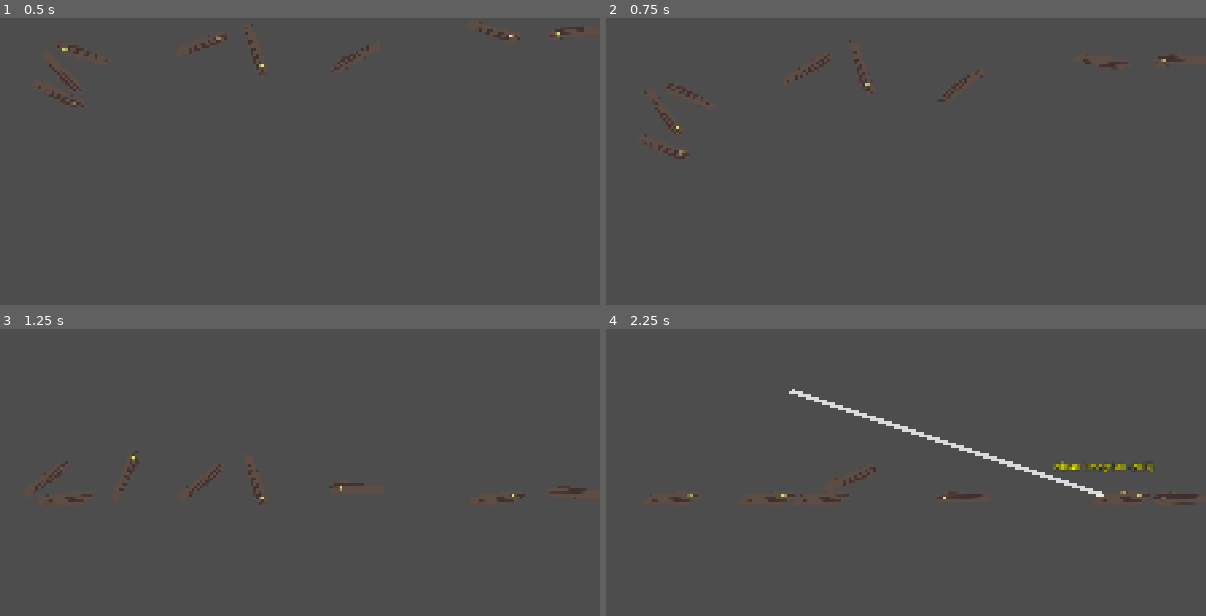
Above: before the commit, frames 1-4 (two rows, left to right).
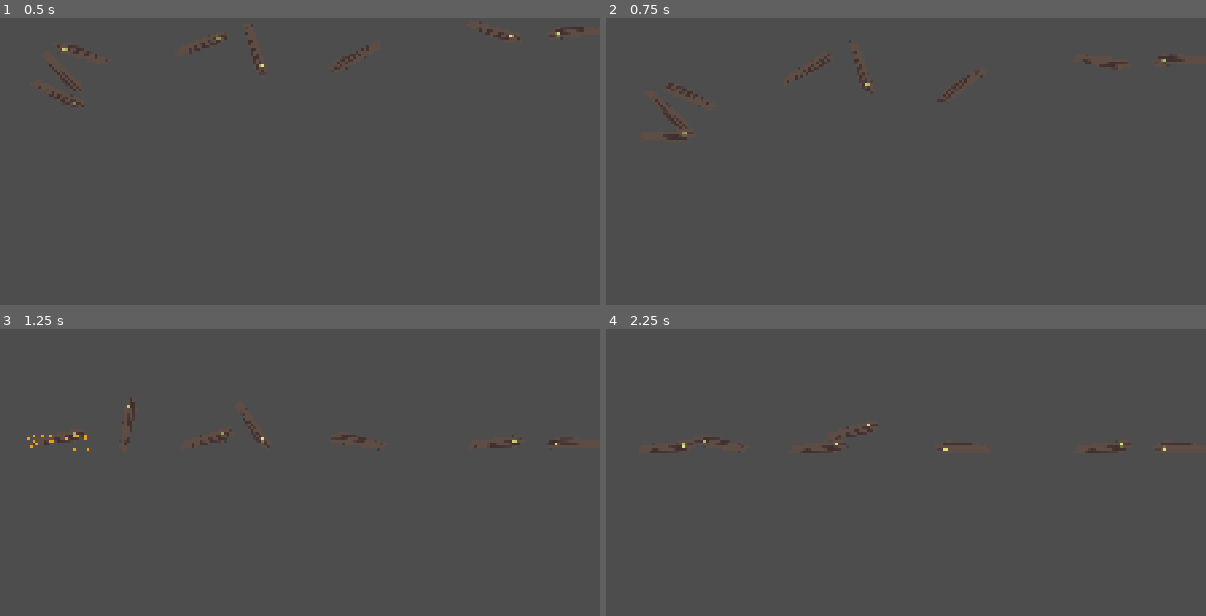
Above: after the commit, the same moments.

Repository: alelouis/ludumdare-57-les5ddp
Game: Godot game, scene res://scenes/test_scene.tscn
Two runs of this game, one before a commit and one after it. Both use one fixed random seed, a clock stepped at 60 frames per second and the inputs below. This scene is started directly instead of the project's main scene.
Inputs (mouse positions are in pixels of both pictures, inside the frame that each line leads up to):
- Up to frame 1 (0.5 s): no input
- Up to frame 2 (0.75 s): tap Enter at 0.5 s; drag from (648, 84) to (960, 35) at 0.52 s
- Up to frame 3 (1.25 s): no input
- Up to frame 4 (2.25 s): drag from (720, 489) to (960, 346) at 1.27 s; move the mouse to (1104, 495) at 2.02 s; hold D from 2.03 s (still down); tap R at 2.1 s; click (1104, 495) at 2.17 s

Frame 1 is identical in both runs. In frame 2, 0.2% of the frame differs, in the area x 6-14%, y 25-50%; in frame 3, 1.0%; in frame 4, 2.1%, in the area x 7-99%, y 20-61%.

Commit message:
Add particles to coffins

Diff:
--- a/scenes/coffin.tscn
+++ b/scenes/coffin.tscn
@@ -12,6 +12,14 @@
 
 [sub_resource type="ConvexPolygonShape2D" id="ConvexPolygonShape2D_oghpg"]
 points = PackedVector2Array(-117, 1, 18, 2, 29, -20, -92, -33, -126, -20)
+
+[sub_resource type="Curve" id="Curve_oghpg"]
+_limits = [0.0, 10.0, 0.0, 3.69701]
+_data = [Vector2(0, 0), 0.0, 0.0, 0, 0, Vector2(0.19377, 1.94802), 0.0, 0.0, 0, 0, Vector2(0.987306, 0), 0.0, 0.0, 0, 0]
+point_count = 3
+
+[sub_resource type="Gradient" id="Gradient_pw2as"]
+colors = PackedColorArray(0.996078, 0.615686, 0, 1, 1, 1, 1, 0)
 
 [node name="Coffin" type="Node2D"]
 script = ExtResource("1_o11qi")
@@ -31,5 +39,21 @@
 shape = SubResource("ConvexPolygonShape2D_oghpg")
 script = ExtResource("3_oylmm")
 
+[node name="CPUParticles2D" type="CPUParticles2D" parent="."]
+emitting = false
+amount = 30
+one_shot = true
+explosiveness = 0.99
+randomness = 0.12
+emission_shape = 3
+emission_rect_extents = Vector2(80, 20)
+spread = 180.0
+gravity = Vector2(0, 0)
+initial_velocity_max = 87.23
+angular_velocity_max = 282.62
+scale_amount_max = 10.0
+scale_amount_curve = SubResource("Curve_oghpg")
+color_ramp = SubResource("Gradient_pw2as")
+
 [connection signal="input_event" from="RigidBody2D" to="RigidBody2D" method="_on_input_event"]
 [connection signal="mouse_entered" from="RigidBody2D" to="." method="_on_mouse_entered"]
--- a/scenes/test_scene.tscn
+++ b/scenes/test_scene.tscn
@@ -17,5 +17,5 @@
 freeze = true
 
 [node name="CollisionShape2D" type="CollisionShape2D" parent="RigidBody2D"]
-position = Vector2(952, 480)
+position = Vector2(777, 344)
 shape = SubResource("RectangleShape2D_g7g4h")
--- a/scripts/coffin_interaction.gd
+++ b/scripts/coffin_interaction.gd
@@ -93,20 +93,15 @@
 	tooltip_node.add_theme_font_size_override("font_size", 22)  # Increased size for better visibility
 	tooltip_node.add_theme_color_override("font_color", Color(1, 1, 0, 1))  # Yellow for better visibility
 	tooltip_node.add_theme_color_override("font_outline_color", Color(0, 0, 0, 1))
-	tooltip_node.add_theme_constant_override("outline_size", 3)  # Thicker outline
+	tooltip_node.add_theme_constant_override("outline_size", 16)  # Thicker outline
 	tooltip_node.horizontal_alignment = HORIZONTAL_ALIGNMENT_CENTER
-	tooltip_node.vertical_alignment = VERTICAL_ALIGNMENT_CENTER
+	tooltip_node.vertical_alignment = VERTICAL_ALIGNMENT_BOTTOM # Bottom alignment since anchor is at bottom
 	tooltip_node.autowrap_mode = TextServer.AUTOWRAP_WORD_SMART
 
 	# Make tooltip wider to handle longer dates without wrapping
 	var viewport_size = get_viewport_rect().size
-	tooltip_node.position = Vector2(viewport_size.x / 2 - 225, 30)  # Adjusted position for wider tooltip
+	tooltip_node.position = Vector2(viewport_size.x / 2 - 225, 30)
 	tooltip_node.size = Vector2(450, 80)  # Wider for longer dates
-
-	# Add shadow
-	tooltip_node.add_theme_constant_override("shadow_offset_x", 2)
-	tooltip_node.add_theme_constant_override("shadow_offset_y", 2)
-	tooltip_node.add_theme_color_override("font_shadow_color", Color(0, 0, 0, 0.5))
 
 	# Add to scene tree directly for maximum visibility
 	get_tree().root.add_child(tooltip_node)
@@ -143,7 +138,19 @@
 	# Update tooltip position to follow mouse
 	if tooltip_node and tooltip_node.visible:
 		var mouse_pos = get_global_mouse_position()
-		tooltip_node.position = Vector2(mouse_pos.x - 225, mouse_pos.y - 100)  # Adjusted for wider tooltip
+
+		# Position tooltip ABOVE the cursor
+		# Calculate height needed to show all text
+		var num_people = 1
+		if coffin_data and coffin_data.people:
+			num_people = coffin_data.people.size()
+
+		var tooltip_height = 25 + (num_people * 30)
+
+		# Position tooltip with bottom edge at cursor position
+		tooltip_node.position = Vector2(mouse_pos.x - 225, mouse_pos.y - tooltip_height - 15) # 15px gap from cursor
+
+		# Make sure tooltip doesn't go off the top of the screen
 
 func _on_mouse_entered():
 	# Visual feedback
--- a/scripts/spawn_area.gd
+++ b/scripts/spawn_area.gd
@@ -160,6 +160,7 @@
 
 			# Add to the scene
 			add_child(merged_coffin)
+			merged_coffin.get_node("CPUParticles2D").emitting = true
 
 			# Delete the original coffins
 			remove_coffin(coffin1)
Not shown: 1 places in scenes/coffin.tscn that only renumber resources
